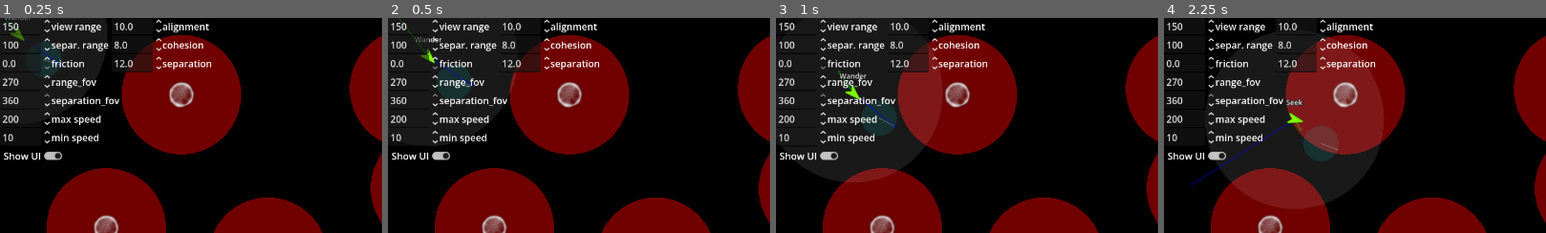
Above: before the commit, frames 1-4 (left to right).
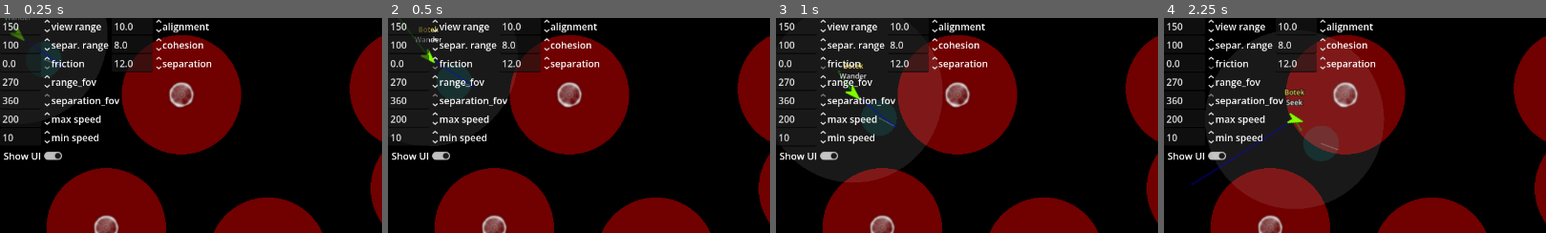
Above: after the commit, the same moments.

Repository: JohnMeadow1/classic_ai_for_games
Game: Godot game, scene res://main.tscn
The game is run twice, just before and just after one commit, with the same random seed, the same clock (stepped at 60 frames per second) and the same inputs.
Inputs:
- Up to frame 1 (0.25 s): no input
- Up to frame 2 (0.5 s): no input
- Up to frame 3 (1 s): click "Wander" at 0.5 s
- Up to frame 4 (2.25 s): click "selected only" at 1.25 s; click "Seek" at 2 s
The pictures show only the part of the screen within x 0-50%, y 0-50%; the shares and areas given below are measured in that part.

Frame 1 is identical in both runs. In frame 2, less than 0.1% of the frame differs, in the area x 8-14%, y 3-7%; in frame 3, less than 0.1%; in frame 4, 0.2%, in the area x 31-37%, y 32-37%.

Commit message:
added name label

Diff:
--- a/01_agent_steering/Botek.gd
+++ b/01_agent_steering/Botek.gd
@@ -28,6 +28,11 @@
 func _ready():
 	velocity = Vector2.RIGHT.rotated(randf()*TAU) * Steering.max_speed / 60.0
 	update_behavior_label()
+	update_name_label()
+	#renamed.connect(update_name_label)
+
+func update_name_label() -> void:
+	%NameLabel.text = name
 
 func get_behavior_name() -> String:
 	var behavior_name: String = Behavior.keys()[behavior].capitalize()
--- a/01_agent_steering/Botek.tscn
+++ b/01_agent_steering/Botek.tscn
@@ -10,6 +10,19 @@
 texture = ExtResource("2_04i8o")
 offset = Vector2(2, 0)
 
+[node name="NameLabel" type="Label" parent="." unique_id=1282292773]
+unique_name_in_owner = true
+offset_left = -60.0
+offset_top = -54.0
+offset_right = 60.0
+offset_bottom = -38.0
+theme_override_colors/font_color = Color(1, 0.9, 0.4, 1)
+theme_override_colors/font_outline_color = Color(0, 0, 0, 1)
+theme_override_constants/outline_size = 4
+theme_override_font_sizes/font_size = 12
+horizontal_alignment = 1
+vertical_alignment = 1
+
 [node name="BehaviorLabel" type="Label" parent="." unique_id=147270913]
 unique_name_in_owner = true
 offset_left = -60.0
--- a/01_agent_steering/World2D.gd
+++ b/01_agent_steering/World2D.gd
@@ -12,6 +12,7 @@
 var current_behavior := Botek.Behavior.WANDER
 var selected_only := false
 var collision_avoidance_enabled := true
+var spawned_count := 0
 
 func _ready() -> void:
 	add_to_group("agent_controller")
@@ -51,6 +52,8 @@
 		push_error("The configured boid scene root must use boid.gd.")
 		return null
 
+	spawned_count += 1
+	new_agent.name = "Botek %d" % spawned_count
 	new_agent.position = spawn_position
 	new_agent.behavior = Botek.Behavior.WANDER
 	new_agent.collision_avoidance_enabled = collision_avoidance_enabled
--- a/01_agent_steering/ui.gd
+++ b/01_agent_steering/ui.gd
@@ -72,7 +72,7 @@
 	if is_instance_valid(agent):
 		behavior_option.select(behavior_option.get_item_index(agent.behavior))
 	%selected_agent.text = (
-		"Selected: Agent %d" % agent.get_index()
+		"Selected: %s" % agent.name
 		if is_instance_valid(agent)
 		else "Selected: none"
 	)
